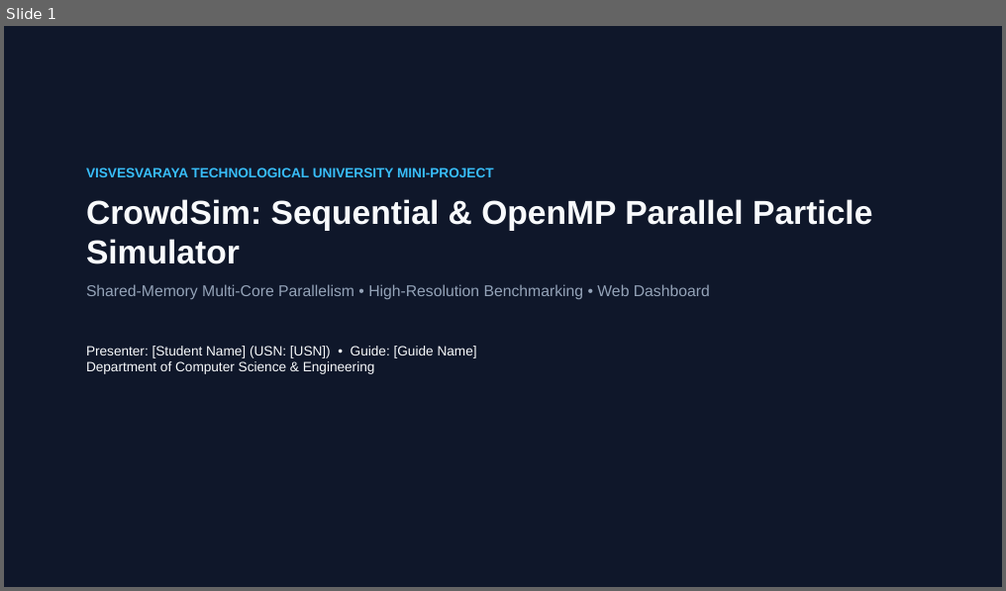
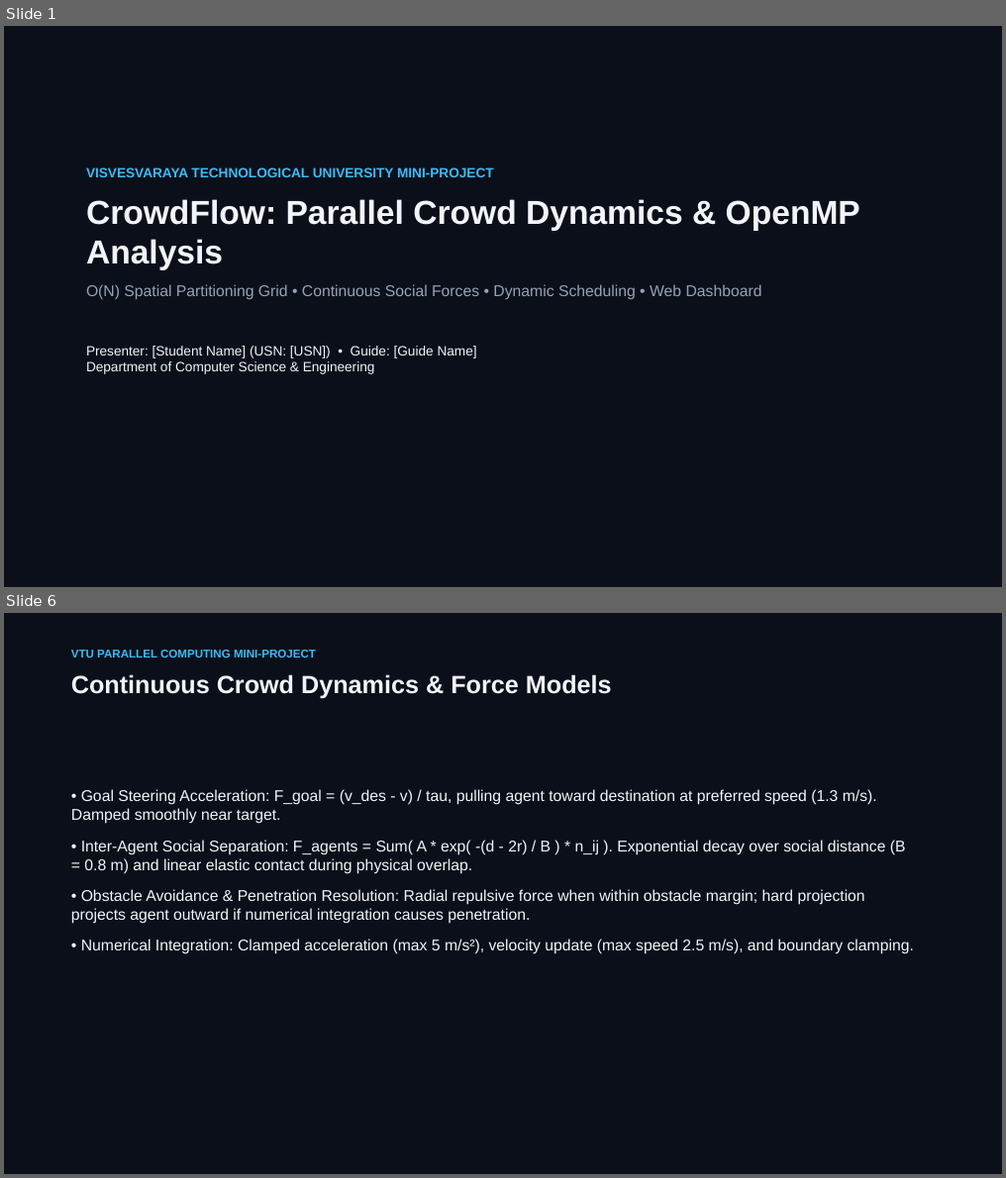
Before and after one commit to rishikeshgowdakk/PC, a slide deck: CrowdSim/presentation/CrowdSim_Project_Presentation.pptx. Shown one above the other, each under a label of ours: slide 1 before the commit, slides 1 and 6 after it; the slides between them are not shown. The pictures are 1006x591 and 1006x1178 pixels, drawn with LibreOffice and Linux fonts; fonts in the diff are those of the drawing. Boxes give left, top, right and bottom in pixels: in the first picture for what was removed or moved away, otherwise in the second. Text is boxed around its words. In the diff, an @@ line names an element or a change of style, - is before the commit and + after.

Commit message:
Implement obstacle avoidance and spatial grid mechanics in CrowdSim
- Added obstacle handling with circular and AABB (axis-aligned bounding box) types.
- Implemented obstacle initialization based on different scenarios (pillars and bottlenecks).
- Developed functions for computing repulsive forces from obstacles and resolving agent penetration.
- Introduced a spatial grid for efficient neighbor querying, reducing computational complexity.
- Created tests for agent initialization, goal steering, obstacle mechanics, spatial grid vs brute force, and sequential vs parallel simulation equivalence.
- Ensured that the simulation maintains physical invariants and validates results across different configurations.

```diff
--- a/CrowdSim/presentation/CrowdSim_Project_Presentation.pptx
+++ b/CrowdSim/presentation/CrowdSim_Project_Presentation.pptx
@@ slide 6 added at (4,613,1002,1174), background #0B0F19 @@
@@ text added at (71,650,316,658), 11 pt, text #38BDF8, bold @@
+VTU PARALLEL COMPUTING MINI-PROJECT
@@ text added at (71,674,612,699), 24 pt, text #F1F5F9, bold @@
+Continuous Crowd Dynamics & Force Models
@@ text added at (71,789,914,955), 15 pt, text #F1F5F9 @@
+• Goal Steering Acceleration: F_goal = (v_des - v) / tau, pulling agent toward destination at preferred speed (1.3 m/s). Damped smoothly near target.
+• Inter-Agent Social Separation: F_agents = Sum( A * exp( -(d - 2r) / B ) * n_ij ). Exponential decay over social distance (B = 0.8 m) and linear elastic contact during physical overlap.
+• Obstacle Avoidance & Penetration Resolution: Radial repulsive force when within obstacle margin; hard projection projects agent outward if numerical integration causes penetration.
+• Numerical Integration: Clamped acceleration (max 5 m/s²), velocity update (max speed 2.5 m/s), and boundary clamping.
@@ slide 1 changed as well @@
@@ background #0F172A to #0B0F19 @@
@@ text at (86,199,860,300): text changed @@
-CrowdSim: Sequential & OpenMP Parallel Particle Simulator
-Shared-Memory Multi-Core Parallelism • High-Resolution Benchmarking • Web Dashboard
+CrowdFlow: Parallel Crowd Dynamics & OpenMP Analysis
+O(N) Spatial Partitioning Grid • Continuous Social Forces • Dynamic Scheduling • Web Dashboard
@@ text at (86,346,477,374): text colour #F8FAFC to #F1F5F9 in "Presenter: [Student Name] (USN: [USN]) • Guide: ..." @@
```
Also in this commit, not shown: 10 other slides changed, 3 other slides added, 4 slides removed, 37 other files.
